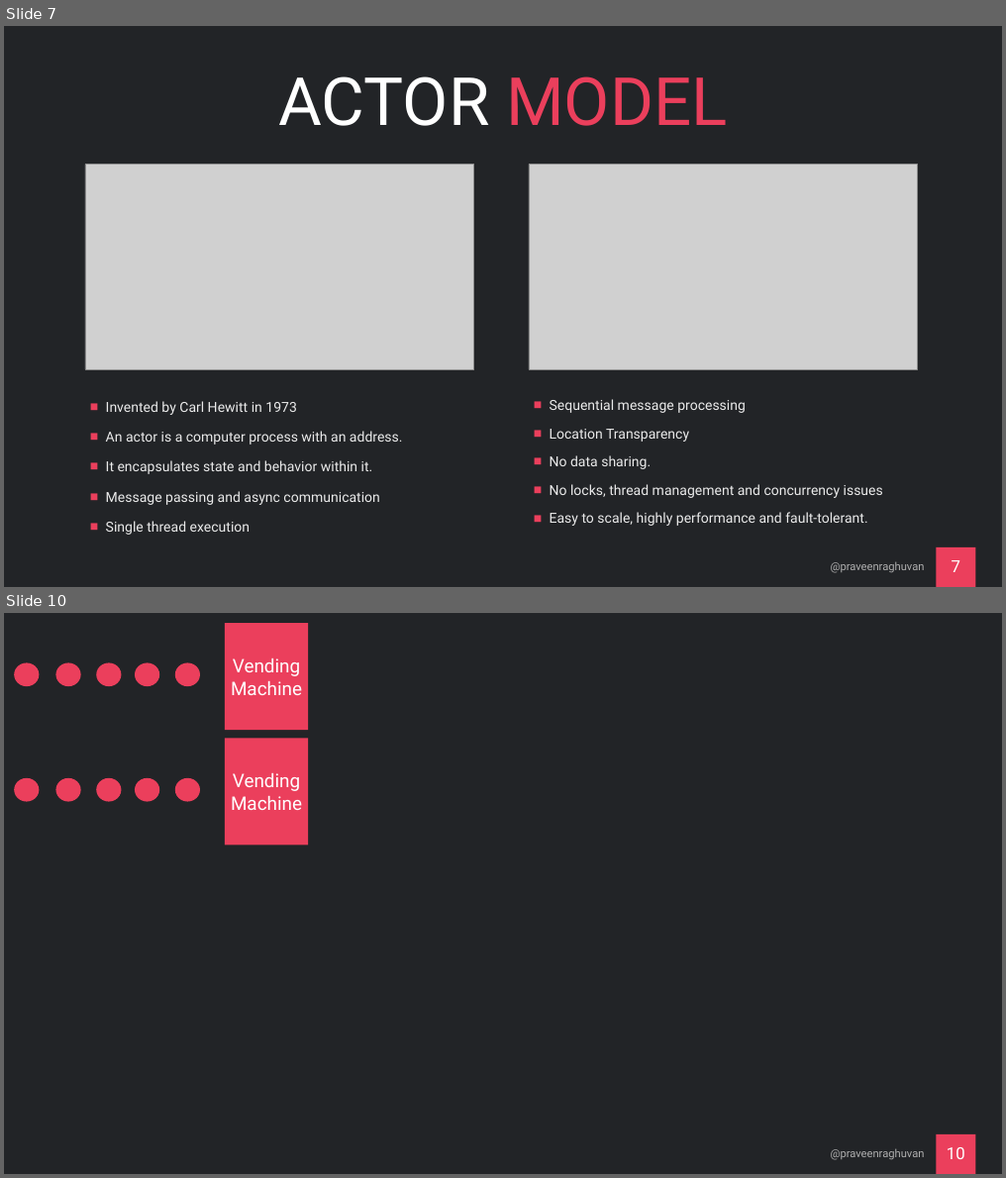
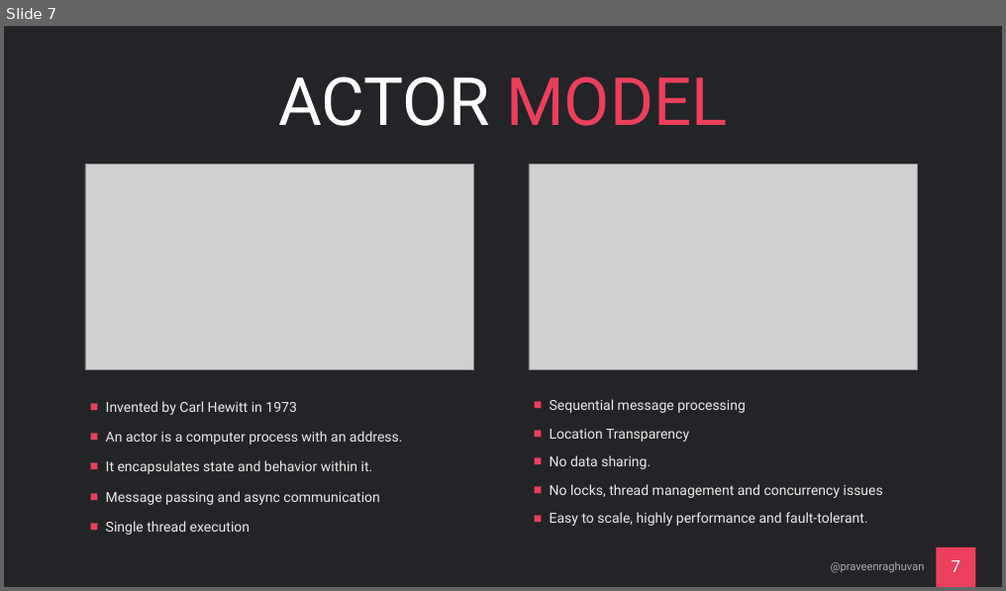
Before and after one commit to praveenraghuvanshi/tech-sessions, a slide deck: drafts/Orleans/ppt/Orleans_draft.pptx. Shown one above the other, each under a label of ours: slides 7 and 10 before the commit, slide 7 after it; the slides between them are not shown. The pictures are 1006x1178 and 1006x591 pixels, drawn with LibreOffice and Linux fonts; fonts in the diff are those of the drawing; grey boxes stand for pictures. Boxes give left, top, right and bottom in pixels: in the first picture for what was removed or moved away, otherwise in the second. Text is boxed around its words. In the diff, an @@ line names an element or a change of style, - is before the commit and + after.

```diff
--- a/drafts/Orleans/ppt/Orleans_draft.pptx
+++ b/drafts/Orleans/ppt/Orleans_draft.pptx
@@ slide 10 removed at <box>4,613,1002,1174</box>, background #222427; not listed: 1 template element that a slide beside it also shows @@
@@ rectangle removed at <box>225,623,308,730</box> @@
-Vending Machine
@@ ellipse removed at <box>14,663,39,686</box> @@
@@ ellipse removed at <box>55,663,81,686</box> @@
@@ ellipse removed at <box>96,663,121,686</box> @@
@@ ellipse removed at <box>135,663,159,686</box> @@
@@ ellipse removed at <box>175,663,200,686</box> @@
@@ rectangle removed at <box>225,739,308,845</box> @@
-Vending Machine
@@ ellipse removed at <box>14,778,39,802</box> @@
@@ ellipse removed at <box>55,778,81,802</box> @@
@@ ellipse removed at <box>96,778,121,802</box> @@
@@ ellipse removed at <box>135,778,159,802</box> @@
@@ ellipse removed at <box>175,778,200,802</box> @@
@@ text removed at <box>831,1150,925,1160</box> @@
-@praveenraghuvan
@@ page number removed at <box>946,1148,965,1159</box> @@
-10
```
Also in this commit, not shown: 3 slides changed, 2 slides added, 3 other slides removed, 8 other files.
